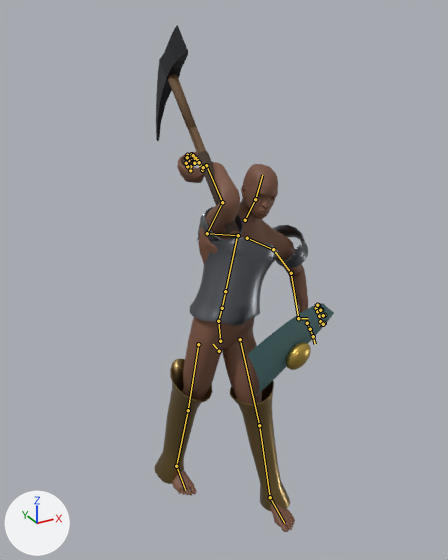
Two versions of the glTF model public/models/hero.glb, one commit apart.
Before and after are seen from a camera (50 mm lens) standing at (-1.53, -2.78, 2.92) and looking at (0.14, 0.25, 1.4). Every picture has the same lights, and +X, +Y and +Z are marked at lower left. The picture after the commit comes second. Both versions are drawn at frame 15 of the action 'Mine'; the numbers are the values there. The bones that change, and the others that lie on the model, are drawn over the model as lines.

The first picture shows 'Cuirass', 'Greave_L', 'Greave_R', 'Hero', 'Pauldron_L', 'Pauldron_R', 'Pickaxe', 'Shield'.
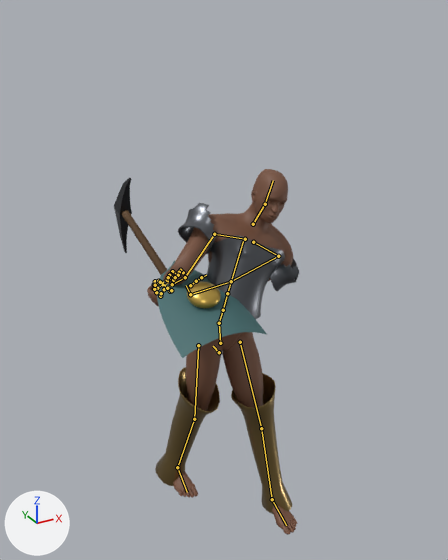
Changed parts and their boxes (x1, y1, x2, y2) in the pictures (448 x 560 px):
'Hero', posed
    before: (172, 152, 321, 532)
    after: (147, 169, 297, 535)
'Shield', posed (26% wider)
    before: (247, 303, 334, 397)
    after: (157, 261, 267, 358)
'Cuirass', posed
    before: (190, 237, 280, 325)
    after: (206, 236, 285, 319)
'Pickaxe', posed
    before: (156, 25, 240, 238)
    after: (114, 178, 167, 275)
'Greave_R', posed (14% wider)
    before: (155, 359, 212, 484)
    after: (155, 367, 220, 486)
'Greave_L', posed
    before: (230, 381, 290, 511)
    after: (231, 373, 292, 514)
'Pauldron_L', posed
    before: (273, 225, 308, 268)
    after: (270, 259, 299, 291)
'Pauldron_R', posed
    before: (197, 207, 243, 242)
    after: (178, 203, 216, 254)
bone 'pelvis', root to tip
    before: (220, 341) to (218, 321)
    after: (220, 343) to (219, 323)
bone 'spine_01', root to tip
    before: (218, 321) to (222, 308)
    after: (219, 323) to (223, 310)
bone 'spine_02', root to tip
    before: (222, 308) to (225, 291)
    after: (223, 310) to (227, 293)
bone 'spine_03', root to tip
    before: (225, 291) to (237, 235)
    after: (227, 293) to (244, 238)
bone 'upperarm_l', root to tip
    before: (273, 249) to (291, 273)
    after: (278, 256) to (231, 281)
bone 'lowerarm_l', root to tip
    before: (291, 273) to (298, 318)
    after: (231, 281) to (190, 294)
bone 'hand_l', root to tip
    before: (298, 318) to (308, 318)
    after: (190, 294) to (186, 285)
bone 'upperarm_r', root to tip
    before: (207, 233) to (222, 202)
    after: (214, 234) to (185, 277)
bone 'lowerarm_r', root to tip
    before: (222, 202) to (206, 165)
    after: (185, 277) to (172, 284)
bone 'hand_r', root to tip
    before: (206, 165) to (199, 166)
    after: (172, 284) to (166, 288)
bone 'head', root to tip
    before: (255, 199) to (262, 175)
    after: (265, 204) to (273, 180)
bone 'thigh_l', root to tip
    before: (240, 339) to (259, 425)
    after: (240, 342) to (261, 428)
bone 'calf_l', root to tip
    before: (259, 425) to (270, 497)
    after: (261, 428) to (272, 499)
bone 'thigh_r', root to tip
    before: (198, 344) to (188, 410)
    after: (198, 345) to (194, 419)
bone 'calf_r', root to tip
    before: (188, 410) to (176, 466)
    after: (194, 419) to (177, 467)
bone 'foot_r', root to tip
    before: (176, 466) to (185, 490)
    after: (177, 467) to (187, 492)

The change in detail:
Object 'HeroRig' (bone_rig_object) moves from (0.0, 0.052, -0.039) to (0.0, 0.052, -0.051).
Bone 'pelvis' (bone_pelvis) turns from (-2, 0, -8) to (-2, 0, -9) degrees about its own x, y and z.
Bone 'spine_01' (bone_spine_01) turns from (-2, 0, -4) to (-2, 0, -5) degrees about its own x, y and z.
Bone 'spine_02' (bone_spine_02) turns from (-3, 0, -5) to (-3, 0, -7) degrees about its own x, y and z.
Bone 'spine_03' (bone_spine_03) turns from (-3, 0, -5) to (-3, 0, -6) degrees about its own x, y and z.
Bone 'upperarm_l' (bone_upperarm_l) turns from (-34, 43, 0) to (-37, 32, -98) degrees about its own x, y and z.
Bone 'lowerarm_l' (bone_lowerarm_l) turns from (46, 0, 0) to (9, 0, 0) degrees about its own x, y and z.
Bone 'hand_l' (bone_hand_l) turns from (-129, 15, -86) to (56, 3, -27) degrees about its own x, y and z.
Bone 'upperarm_r' (bone_upperarm_r) turns from (55, -6, -120) to (19, 22, 22) degrees about its own x, y and z.
Bone 'lowerarm_r' (bone_lowerarm_r) turns from (-153, -6, 1) to (-144, -6, 1) degrees about its own x, y and z.
Bone 'hand_r' (bone_hand_r) turns from (12, 157, 57) to (32, -87, -54) degrees about its own x, y and z.
Bone 'head' (bone_head) turns from (12, 0, 5) to (12, 0, 6) degrees about its own x, y and z.
Bone 'thigh_l' (bone_thigh_l) turns from (-20, 18, 0) to (-24, 18, 0) degrees about its own x, y and z.
Bone 'calf_l' (bone_calf_l) turns from (15, 0, 1) to (20, 0, 2) degrees about its own x, y and z.
Bone 'thigh_r' (bone_thigh_r) turns from (20, -13, -5) to (14, -13, -10) degrees about its own x, y and z.
Bone 'calf_r' (bone_calf_r) turns from (-3, 0, 0) to (11, 0, -1) degrees about its own x, y and z.
Bone 'foot_r' (bone_foot_r) turns from (-13, 3, 10) to (-19, 4, 11) degrees about its own x, y and z.
